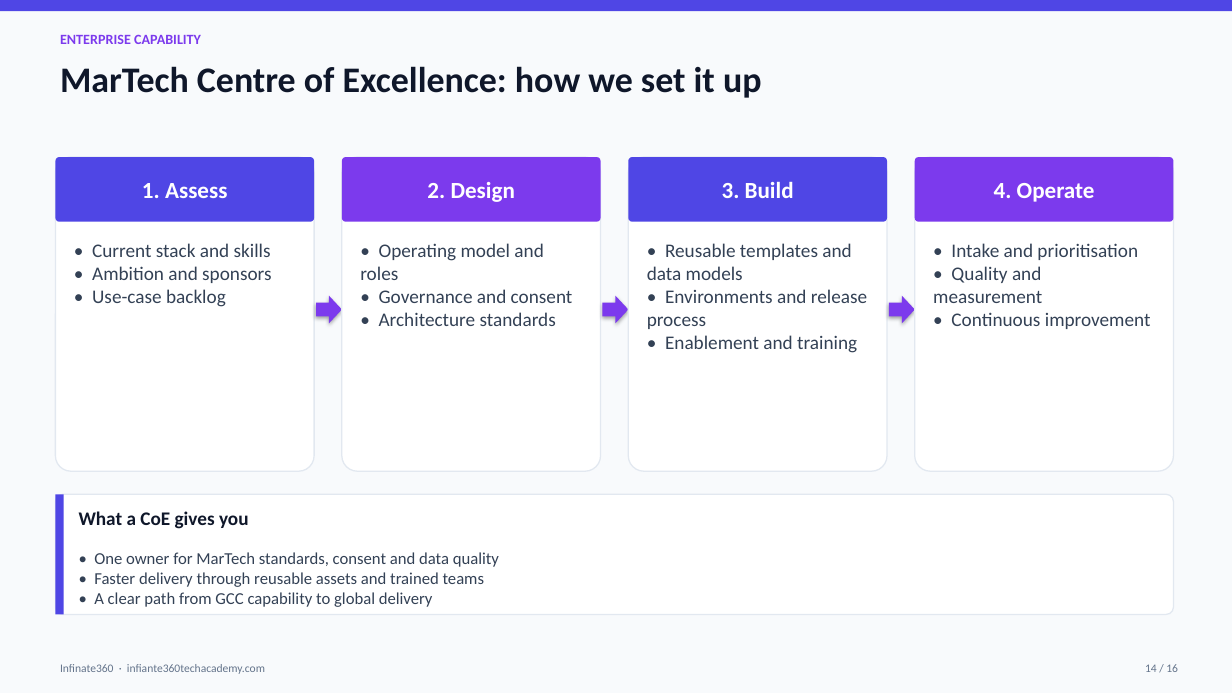
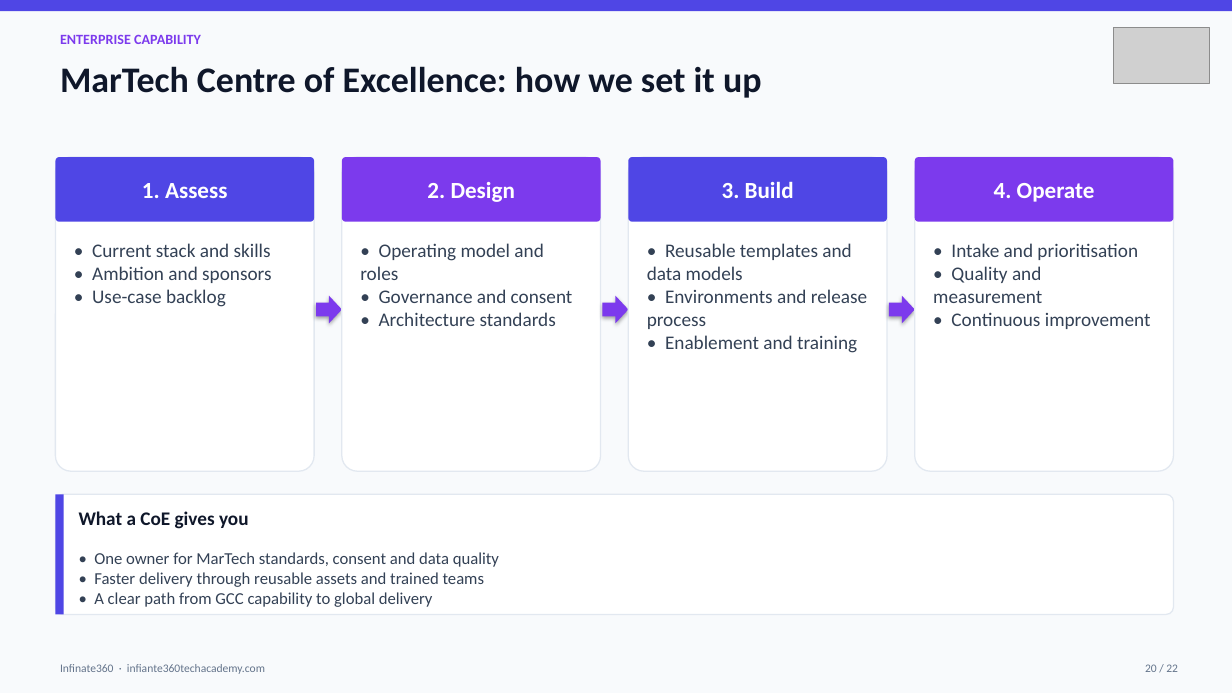
Before and after one commit to infinate360businessconsulting-sketch/Infiante360, a slide deck: slide 20 of assets/brochures/Infinate360-brochure-master.pptx (slide 14 before the commit). Drawn at 1232x693 pixels with LibreOffice and Linux fonts; fonts in the diff are those of the drawing; grey boxes stand for pictures. Boxes give left, top, right and bottom in pixels: in the first picture for what was removed or moved away, otherwise in the second. Text is boxed around its words. In the diff, an @@ line names an element or a change of style, - is before the commit and + after.

```diff
--- a/assets/brochures/Infinate360-brochure-master.pptx
+++ b/assets/brochures/Infinate360-brochure-master.pptx
@@ picture added at bbox=[1114, 28, 1209, 83] @@
@@ text at bbox=[1145, 664, 1178, 672]: text changed @@
-14 / 16
+20 / 22
```
Also in this commit, not shown: 15 other slides changed, 6 slides added, 7 other files.
